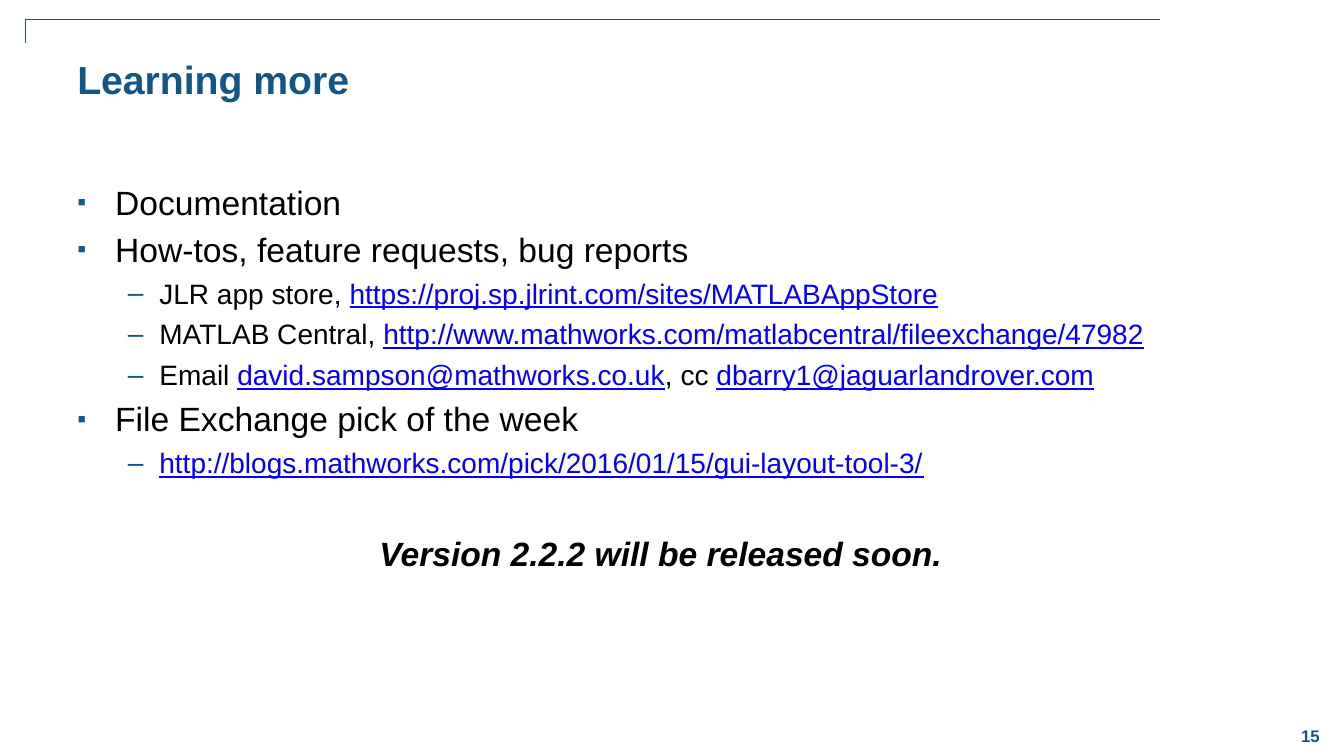
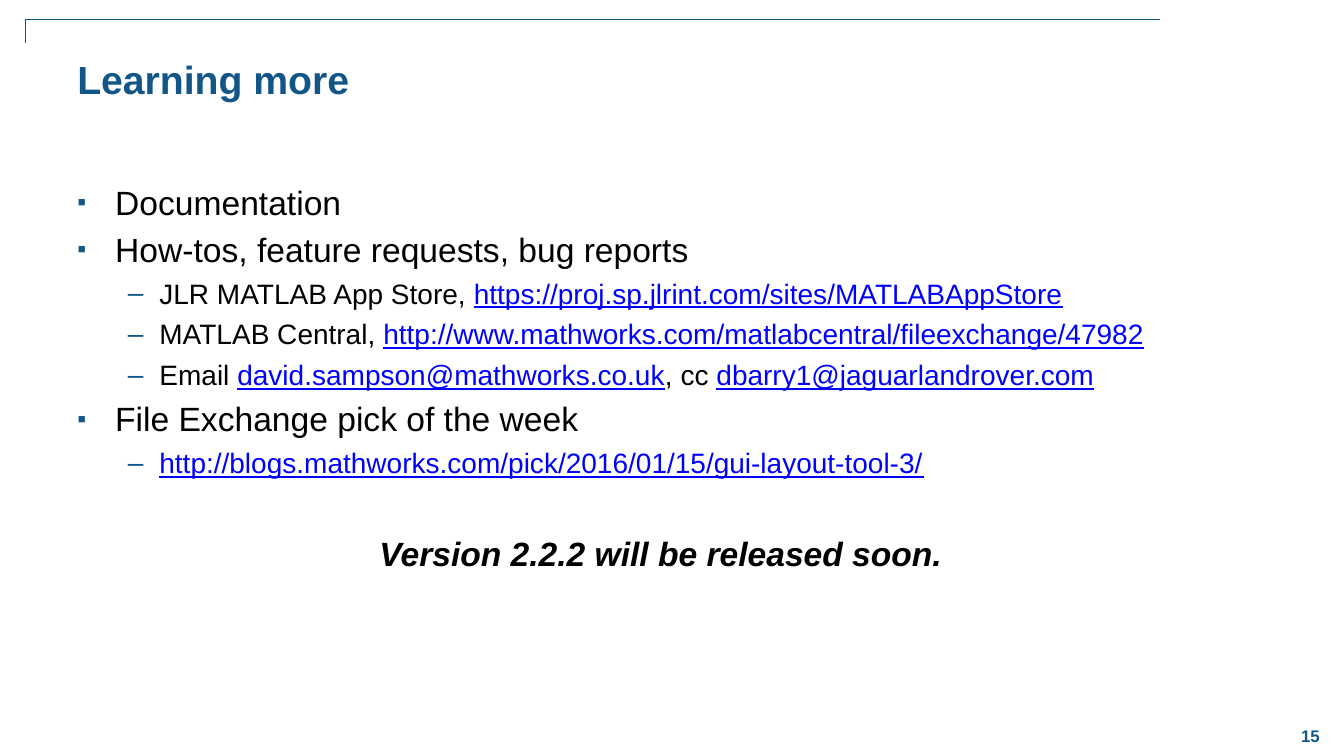
Before and after one commit to djmsampson/layout2, a slide deck: slide 15 of demos/GUI Layout Toolbox.pptx. Drawn at 1344x756 pixels with LibreOffice and Linux fonts; fonts in the diff are those of the drawing; background and template pictures are left out. Boxes give left, top, right and bottom in pixels: in the first picture for what was removed or moved away, otherwise in the second. Text is boxed around its words. In the diff, an @@ line names an element or a change of style, - is before the commit and + after.

```diff
--- a/demos/GUI Layout Toolbox.pptx
+++ b/demos/GUI Layout Toolbox.pptx
@@ text at (x1=159, y1=283, x2=1062, y2=309): text changed @@
-  – JLR app store, https://proj.sp.jlrint.com/sites/MATLABAppStore
+  – JLR MATLAB App Store, https://proj.sp.jlrint.com/sites/MATLABAppStore
```
Also in this commit, not shown: 2 other slides changed, 1 other file.
